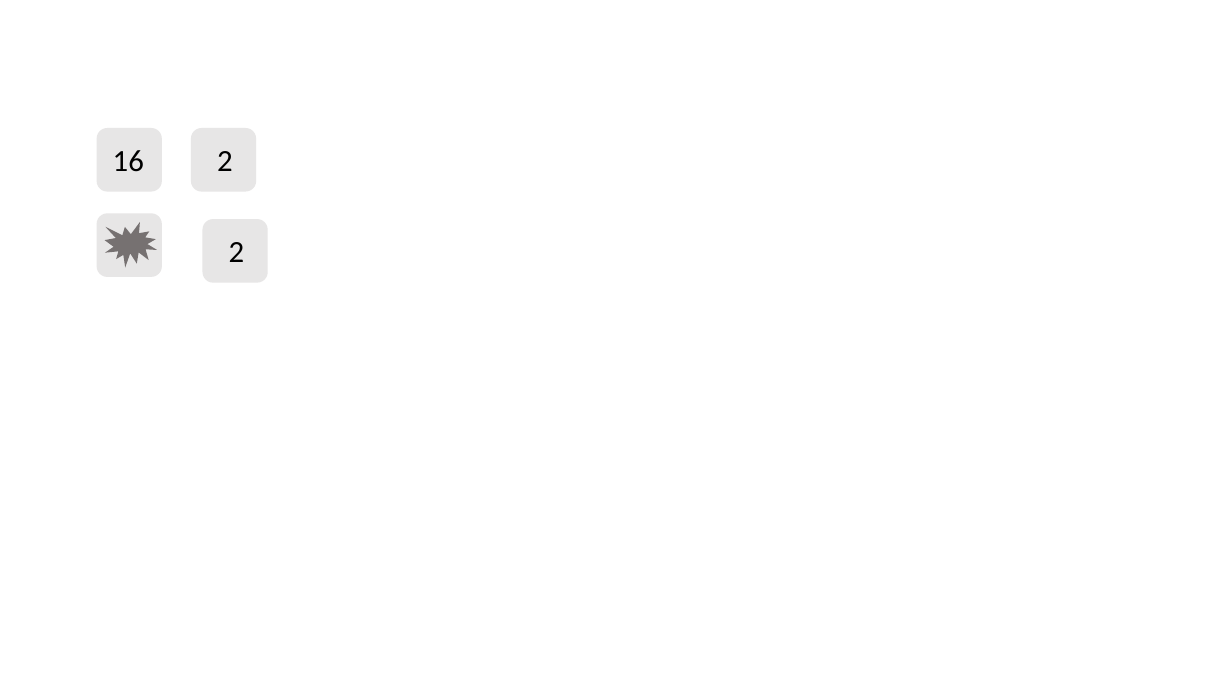
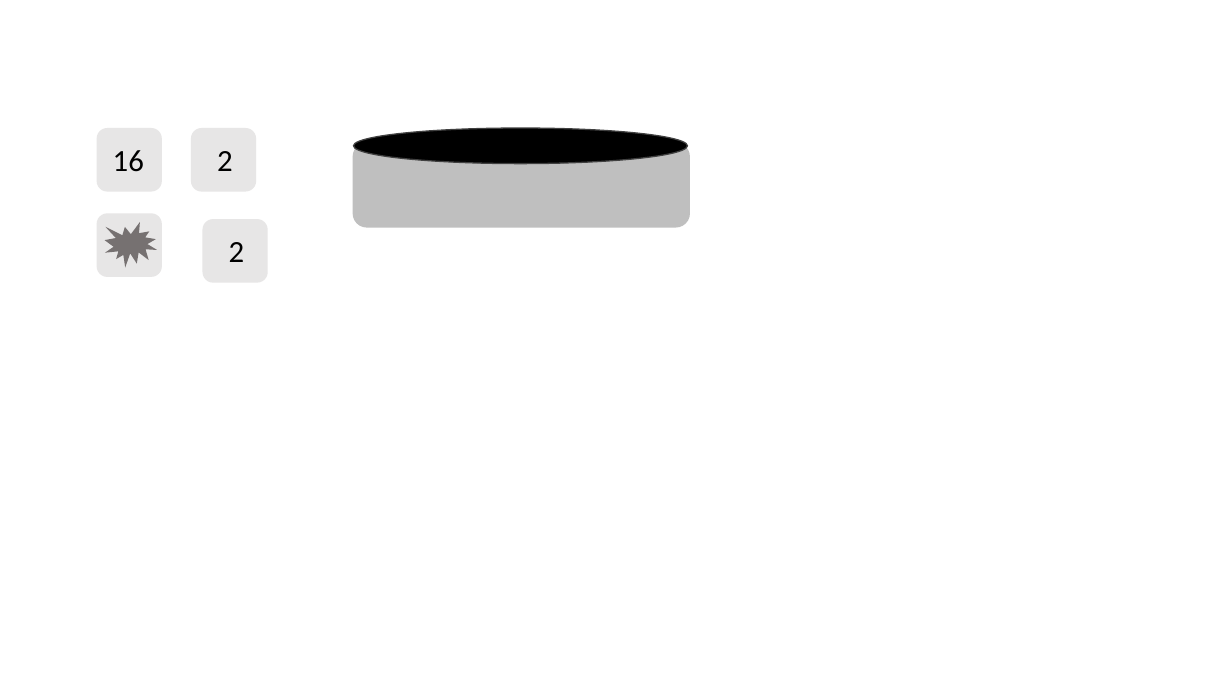
Before and after one commit to WHO-DY/draw-draw-funny, a slide deck: slide 1 of picture.pptx. Drawn at 1232x693 pixels with LibreOffice and Linux fonts; fonts in the diff are those of the drawing. Boxes give left, top, right and bottom in pixels: in the first picture for what was removed or moved away, otherwise in the second. Text is boxed around its words. In the diff, an @@ line names an element or a change of style, - is before the commit and + after.

```diff
--- a/picture.pptx
+++ b/picture.pptx
@@ rounded rectangle added at box(353, 142, 690, 227), fill #BFBFBF @@
@@ ellipse added at box(354, 128, 688, 165), fill #000000, outline #404040 1 pt @@
```
Also in this commit, not shown: 1 other file.
